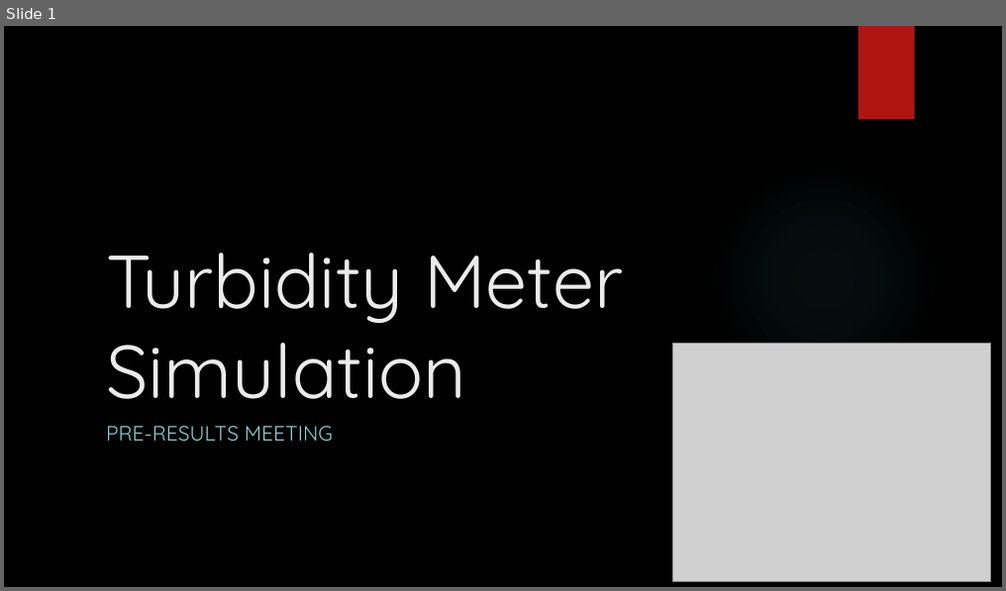
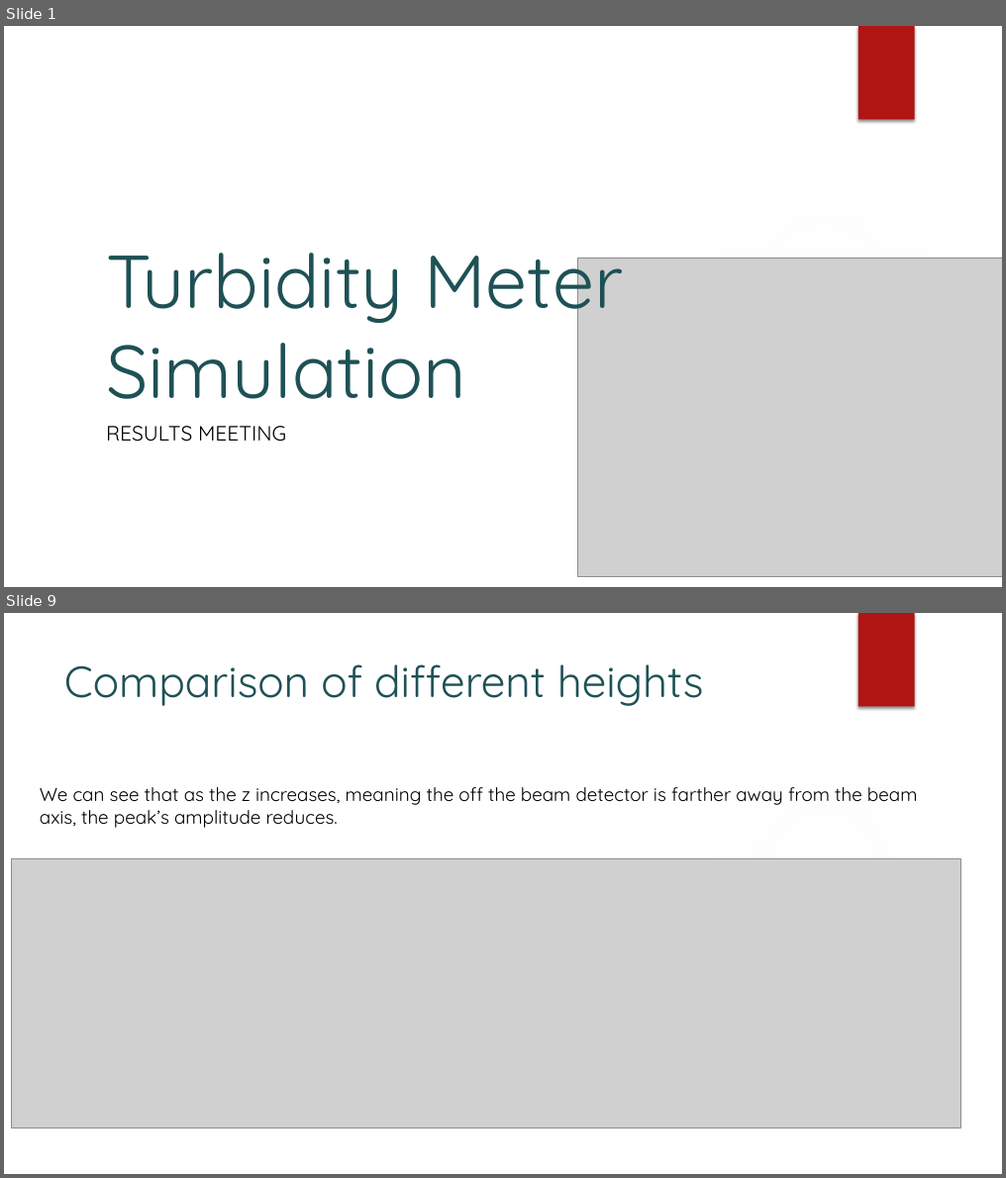
Before and after one commit to KAANVOLKAN05/GPGPU_Research, a slide deck: TurbidityMeterStudy/MonteCarloProj/Presentation for West River.pptx. Shown one above the other, each under a label of ours: slide 1 before the commit, slides 1 and 9 after it; the slides between them are not shown. The pictures are 1006x591 and 1006x1178 pixels, drawn with LibreOffice and Linux fonts; fonts in the diff are those of the drawing; grey boxes stand for pictures; background and template pictures are left out. Boxes give left, top, right and bottom in pixels: in the first picture for what was removed or moved away, otherwise in the second. Text is boxed around its words. In the diff, an @@ line names an element or a change of style, - is before the commit and + after.

```diff
--- a/TurbidityMeterStudy/MonteCarloProj/Presentation for West River.pptx
+++ b/TurbidityMeterStudy/MonteCarloProj/Presentation for West River.pptx
@@ slide 9 added at <box>4,613,1002,1174</box>, background #FFFFFF; not listed: 2 template elements that a slide beside it also shows @@
@@ title added at <box>64,664,704,706</box>, 42 pt, text #1E5155 @@
+Comparison of different heights
@@ text added at <box>40,787,918,828</box>, 18 pt, text #000000 @@
+We can see that as the z increases, meaning the off the beam detector is farther away from the beam axis, the peak’s amplitude reduces.
@@ picture added at <box>12,860,960,1128</box> @@
@@ slide 1 changed as well @@
@@ background picture (left out) to #FFFFFF @@
@@ title "Turbidity Meter Simulation" at <box>106,253,623,399</box>: text colour #EBEBEB to #1E5155 @@
@@ ellipse at <box>709,163,939,393</box>: fill gradient #50B9C1 to gradient #F3F3F3 @@
@@ picture: place and size @@
-picture at <box>673,344,991,581</box>
+picture at <box>578,258,1002,576</box>
@@ subtitle at <box>106,426,286,442</box>: text changed; text colour #8AD0D6 to #000000 @@
-PRE-RESULTS MEETING
+RESULTS MEETING
```
Also in this commit, not shown: 24 other slides changed, 18 other slides added, 1 slide removed.
